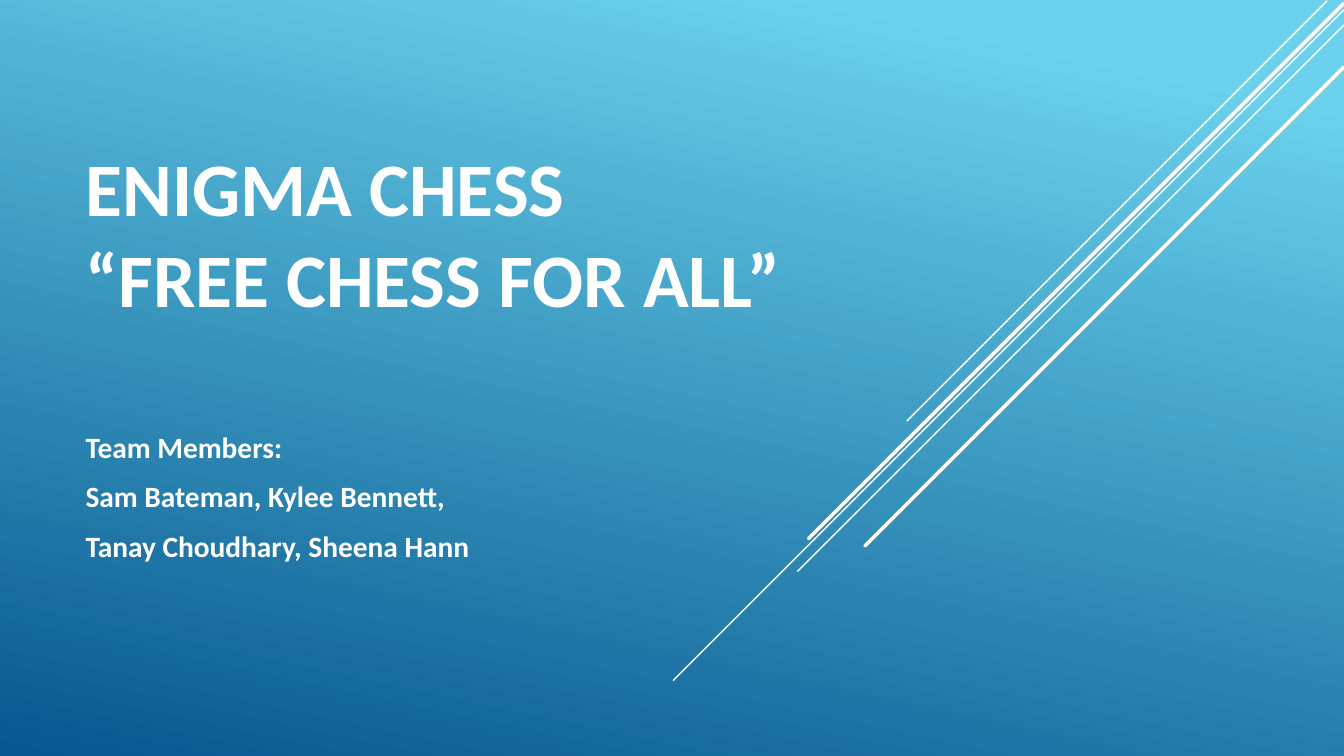
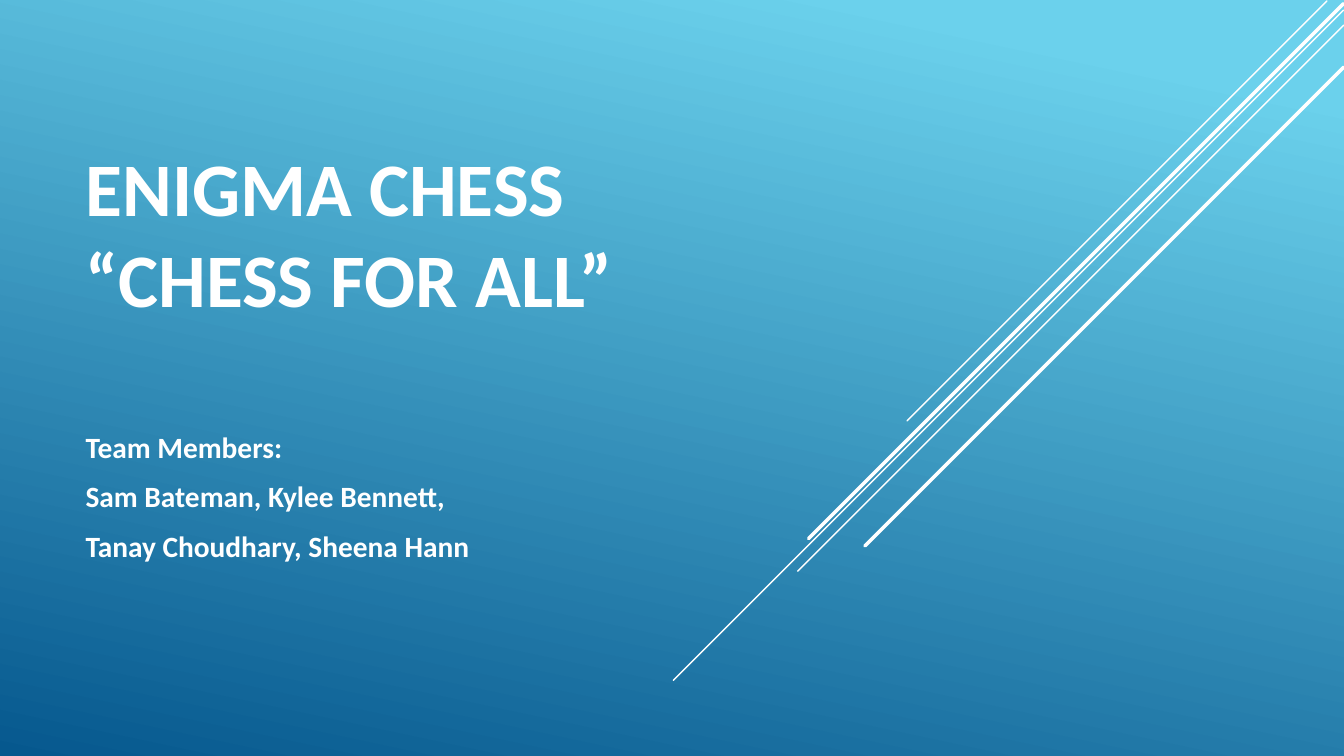
Before and after one commit to kendra-stiller/turboEnigma, a slide deck: slide 1 of scrumMeetSlides.pptx. Drawn at 1344x756 pixels with LibreOffice and Linux fonts; fonts in the diff are those of the drawing. Boxes give left, top, right and bottom in pixels: in the first picture for what was removed or moved away, otherwise in the second. Text is boxed around its words. In the diff, an @@ line names an element or a change of style, - is before the commit and + after.

```diff
--- a/scrumMeetSlides.pptx
+++ b/scrumMeetSlides.pptx
@@ title at (x1=86, y1=166, x2=612, y2=308): text changed @@
-ENIGMA CHESS
-“FREE CHESS FOR ALL”
+ENIGMA CHESS
+“CHESS FOR ALL”
```
Also in this commit, not shown: 1 slide added.
